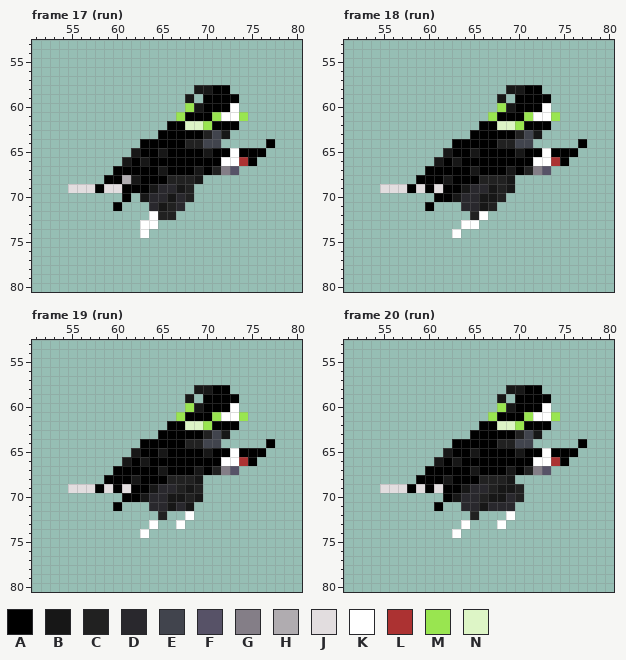
Pixel-art file: animan/characters/main-character.aseprite. Above is the file before it was changed.
124x124 pixels, 28 frames. Shown: frame 17 (run): x 51..80, y 53..80; frame 18 (run): x 51..80, y 53..80; frame 19 (run): x 51..80, y 53..80; frame 20 (run): x 51..80, y 53..80. The commit also changed other frames, which this record leaves out.
Visible layers, top first: "char7 v2/cables", "char7 v2/swordhandle", "char7 v2/cloak", "char7 v2/head", "char7 v2/body/legs", "char7 v2/swordblade".
Palette (. is transparent): A #000000  B #171717  C #212121  D #29282d  E #41444d  F #575267  G #847e87  H #b0acb0  J #e2dddf  K #ffffff  L #ac3232  M #99e550  N #ddf5c6
Pixels before, frame 17 (run), first column x 55:
58 ..............BBAA.....
59 .............B.AAAA....
60 .............MBAAAK....
61 ............MAAAMKKM...
62 ...........AANNMAAA....
63 ..........AAAAACEB.....
64 ........AAAAACCEE.....A
65 .......BAABAAAABAAKAAA.
66 ......BABAAAAAAAAKKLA..
67 .....AAAAABAAABACGF....
68 ....AAHBAAACCCB........
69 JJJAJJAAABDDBC.........
70 ......A.BDDBDC.........
71 .....A...DBCD..........
72 .........KCC...........
73 ........KK.............
74 ........K..............
Pixels before, frame 18 (run), first column x 55:
58 ..............BBAA.....
59 .............B.AAAA....
60 .............MBAAAK....
61 ............MAAAMKKM...
62 ...........AANNMAAA....
63 ..........AAAAACEB.....
64 ........AAAAACCEE.....A
65 .......BAABAAAABAAKAAA.
66 ......BABAAAAAAAAKKLA..
67 .....AAAAABAAABACGF....
68 ....AAABAAACCCB........
69 JJJAJAJAABDDBCB........
70 ......AABDDBBC.........
71 .....A...DDBC..........
72 ..........CK...........
73 .........KK............
74 ........K..............
Pixels before, frame 19 (run), first column x 55:
58 ..............BBAA.....
59 .............B.AAAA....
60 .............MBAAAK....
61 ............MAAAMKKM...
62 ...........AANNMAAA....
63 ..........AAAAACEB.....
64 ........AAAAACCEE.....A
65 .......BAABAAAABAAKAAA.
66 ......BABAAAAAAAAKKLA..
67 .....AAAAABAAABACGF....
68 ....AAABAAACCCB........
69 JJJAJAJAABDDCBC........
70 ......AABDDBBCB........
71 .....A...DDBDB.........
72 ..........C..K.........
73 .........K..K..........
74 ........K..............
Pixels before, frame 20 (run), first column x 55:
58 ..............BBAA.....
59 .............B.AAAA....
60 .............MBAAAK....
61 ............MAAAMKKM...
62 ...........AANNMAAA....
63 ..........AAAAACEB.....
64 ........AAAAACCEE.....A
65 .......BAABAAAABAAKAAA.
66 ......BABAAAAAAAAKKLA..
67 .....AAAAABAAABACGF....
68 ....AAABAAACCCB........
69 JJJAJAJAABDDCBBC.......
70 .......ABDDCBBDC.......
71 ......A..DDBDDD........
72 ..........C...K........
73 .........K...K.........
74 ........K..............
The same view after the edit:
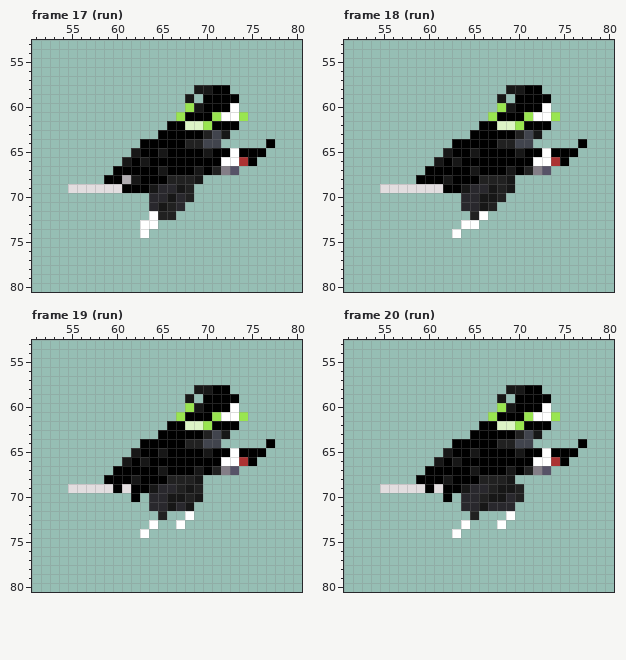
Commit: started reworking running animation
Diff:
Frame 17 (run), layers "char7 v2/cloak", "char7 v2/body/legs":
The author changed colour A to colour J in row 69 at x 58.
The edit erases colour A in row 70 at x 61; in row 71 at x 60.
The edit erases colour B in row 70 at x 63.
Frame 18 (run), layers "char7 v2/cloak", "char7 v2/body/legs":
The author changed colour A to colour J in row 69 at x 58 and 60.
The edit erases colour A in row 70 at x 61 to 62; in row 71 at x 60.
The edit erases colour B in row 70 at x 63.
Frame 19 (run), layers "char7 v2/cloak", "char7 v2/body/legs": the same change as frame 17 (run)
Frame 20 (run), layers "char7 v2/cloak", "char7 v2/body/legs":
The author changed colour A to colour J in row 69 at x 58.
The edit erases colour A in row 71 at x 61.
The edit erases colour B in row 70 at x 63.
Boxes around the changes in both pictures, in picture pixels (x1, y1, x2, y2):
changed: (95, 184, 149, 211)
changed: (407, 184, 461, 211)
changed: (95, 484, 149, 511)
changed: (407, 484, 461, 511)
